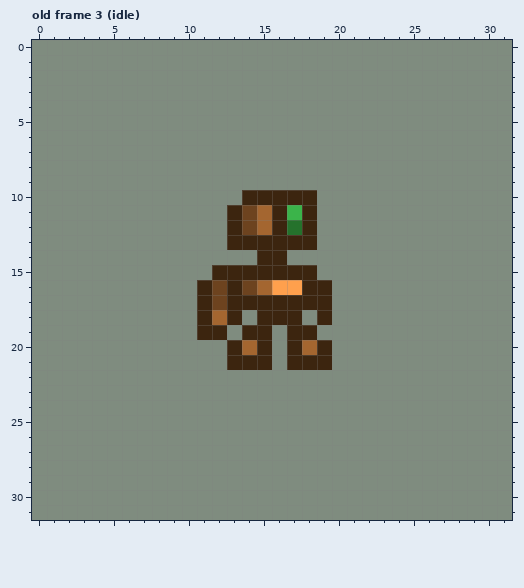
Two states of a pixel-art file, game/code/assets/art/enemies/viper/aseprite/Sprite-viper-animation-full.aseprite. This is how it looked before the edit.
32x32 pixels, 11 frames. Shown: old frame 3 (idle). The commit also changed other frames, which this record leaves out.
And afterwards:
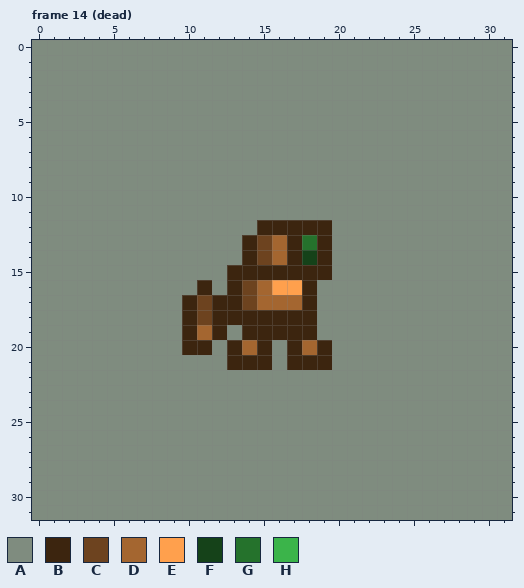
Palette (. is transparent): A #7f8c7f  B #3c250f  C #6d431f  D #a46630  E #ffa04d  F #154219  G #25722c  H #3bb44a
A new or re-ordered frame is compared with the old frame closest to it.
Change:
frames 11 -> 16
--- frame 14 (dead) is new; against old frame 3 (idle), layer "viper"
@@ x 8..21 @@
  9 AAAAAAAAAAAAAA
-10 AAAAAABBBBBAAA
-11 AAAAABCDBHBAAA
-12 AAAAABCDBGBAAA
-13 AAAAABBBBBBAAA
-14 AAAAAAABBAAAAA
-15 AAAABBBBBBBAAA
-16 AAABCBCDEEBBAA
-17 AAABCBBBBBBBAA
-18 AAABDBABBBABAA
-19 AAABBABBABBAAA
-20 AAAAABDBABDBAA
+10 AAAAAAAAAAAAAA
+11 AAAAAAAAAAAAAA
+12 AAAAAAABBBBBAA
+13 AAAAAABCDBGBAA
+14 AAAAAABCDBFBAA
+15 AAAAABBBBBBBAA
+16 AAABABCDEEBAAA
+17 AABCBBCDDDBAAA
+18 AABCBBBBBBBAAA
+19 AABDBABBBBBAAA
+20 AABBABDBABDBAA
 21 AAAAABBBABBBAA
Changed places in both pictures, as pixel boxes (x1, y1, x2, y2):
changed: (182, 190, 332, 355)
